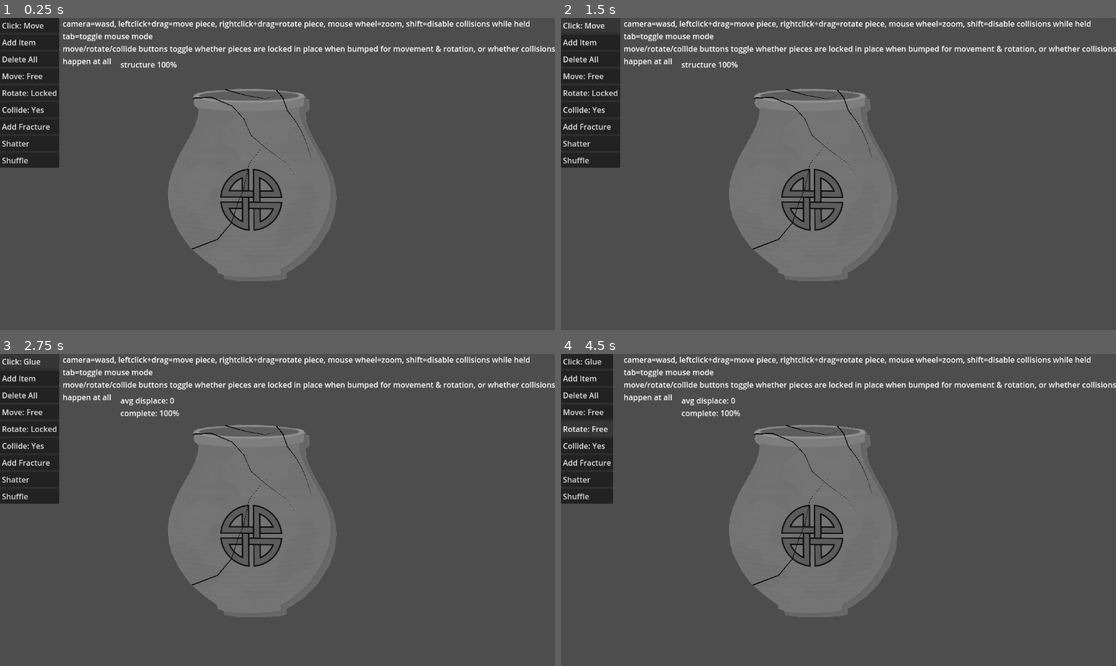
Above: before the commit, frames 1-4 (two rows, left to right).
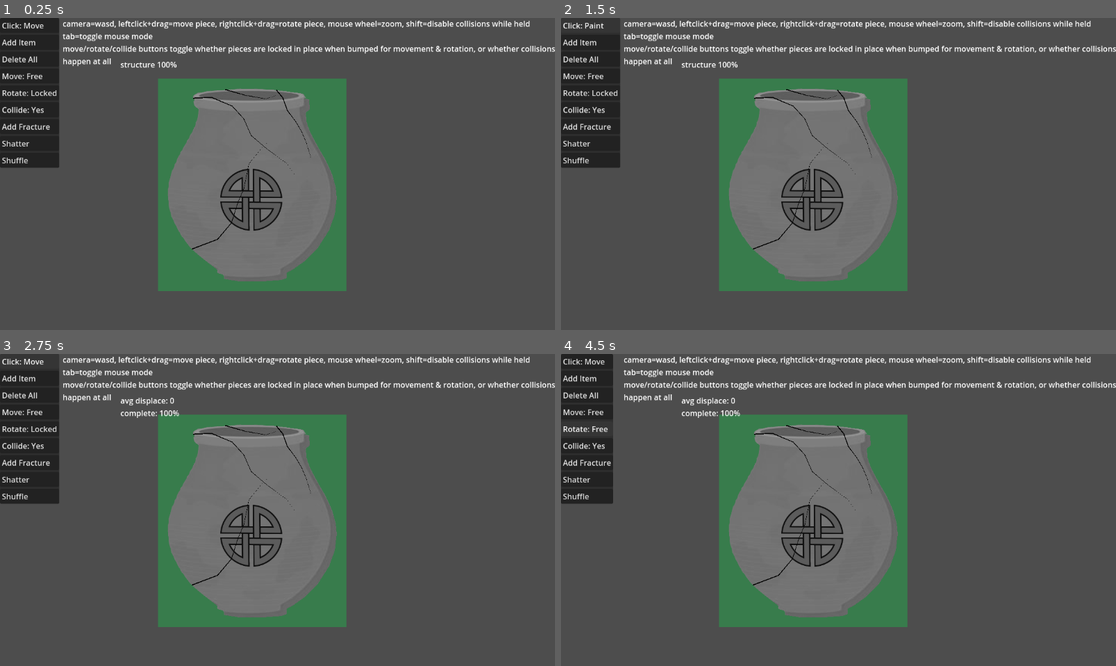
Above: after the commit, the same moments.

Repository: feyrkh/Exploratory
Game: Godot game, scene res://CleaningTable.tscn
Same seed, same stepped clock (60 frames per second), same inputs: the game is played once before the commit and once after it.
Inputs:
- Up to frame 1 (0.25 s): no input
- Up to frame 2 (1.5 s): click "Click: Move" at 0.5 s; click "Click: Glue" at 1.25 s
- Up to frame 3 (2.75 s): click "Click: Move" (after the commit: "Click: Paint") at 2 s
- Up to frame 4 (4.5 s): click "Move: Free" at 2.75 s; click "Move: Locked" at 3.5 s; click "Rotate: Locked" at 4.25 s

The runs differ from the first frame. In frame 1, 8.6% of the frame differs, in the area x 28-63%, y 19-88%; in frame 2, 8.6%; in frame 3, 8.6%, in the area x 4-63%, y 1-88%; in frame 4, 8.6%.

Commit message:
Fix center detection when polygons are rotated

Diff:
--- a/ArcheologyItem.gd
+++ b/ArcheologyItem.gd
@@ -407,9 +407,12 @@
 func _find_center() -> Vector2:
 	var centers:Array[Vector2] = []
 	var areas:Array[float] = []
+	var new_top_left := Vector2(999999, 999999)
+	var new_bot_right := Vector2(-999999, -999999)
 	for collision in collision_polygons:
+		var origin = collision.position
 		var twiceArea:float = 0
-		var off:Vector2 = collision.polygon[0]
+		var off:Vector2 = collision.polygon[0].rotated(collision.rotation) + origin
 		var x:float = 0
 		var y:float = 0
 		var p1:Vector2
@@ -417,8 +420,12 @@
 		var f
 		var j = collision.polygon.size() - 1
 		for i in range(collision.polygon.size()):
-			p1 = collision.polygon[i]
-			p2 = collision.polygon[j]
+			p1 = collision.polygon[i].rotated(collision.rotation) + origin
+			p2 = collision.polygon[j].rotated(collision.rotation) + origin
+			if p1.x < new_top_left.x: new_top_left.x = p1.x
+			if p1.y < new_top_left.y: new_top_left.y = p1.y
+			if p1.x > new_bot_right.x: new_bot_right.x = p1.x
+			if p1.y > new_bot_right.y: new_bot_right.y = p1.y
 			f = (p1.x - off.x) * (p2.y - off.y) - (p2.x - off.x) * (p1.y - off.y)
 			twiceArea += f
 			x += (p1.x + p2.x - 2*off.x) * f
@@ -436,7 +443,11 @@
 		totalArea += area
 	for i in range(centers.size()):
 		center += centers[i] * (areas[i] / totalArea)
+	new_top_left -= Vector2(20, 20)
+	new_bot_right += Vector2(20, 20)
 	#print("Center of ", name, " with ", collision.polygon.size(), " points: ", center)
+	if new_top_left != $Paint/PaintPoly.polygon[0] or new_bot_right != $Paint/PaintPoly.polygon[2]:
+		$Paint/PaintPoly.polygon = [new_top_left, Vector2(new_bot_right.x, new_top_left.y), new_bot_right, Vector2(new_top_left.x, new_bot_right.y)]
 	center_of_mass = center
 	return center
 
--- a/ArcheologyItem.tscn
+++ b/ArcheologyItem.tscn
@@ -20,6 +20,12 @@
 angular_damp = 30.0
 script = ExtResource("1_yx51a")
 metadata/_edit_lock_ = true
+
+[node name="Paint" type="Node2D" parent="."]
+
+[node name="PaintPoly" type="Polygon2D" parent="Paint"]
+color = Color(0, 1, 0.290196, 0.266667)
+polygon = PackedVector2Array(0, 0, 0, 0, 0, 0, 0, 0)
 
 [node name="Polygon2D" type="Polygon2D" parent="."]
 texture = ExtResource("2_bwwpx")
--- a/CleaningTable.gd
+++ b/CleaningTable.gd
@@ -64,6 +64,10 @@
 	match Global.click_mode:
 		Global.ClickMode.move: handle_move_input(event)
 		Global.ClickMode.glue: handle_glue_input(event)
+		Global.ClickMode.paint: handle_paint_input(event)
+
+func handle_paint_input(event):
+	pass
 
 func handle_glue_input(event):
 	if event.is_action_pressed("drag_start"):
@@ -85,11 +89,13 @@
 		camera.zoom += ZOOM_INCREMENT
 		if camera.zoom.x > 4.0:
 			camera.zoom = Vector2(4, 4)
+		Global.camera_zoom_changed.emit(camera.zoom.x)
 		get_viewport().set_input_as_handled()
 	elif event.is_action("zoom_out"):
 		camera.zoom -= ZOOM_INCREMENT
 		if camera.zoom.x < 0.2:
 			camera.zoom = Vector2(0.2, 0.2)
+		Global.camera_zoom_changed.emit(camera.zoom.x)
 		get_viewport().set_input_as_handled()
 
 func handle_move_input(event):
@@ -131,10 +137,10 @@
 	else:
 		find_child("LockRotateButton").text = "Rotate: Free"
 	match Global.click_mode:
-		Global.ClickMode.move:
-			find_child("ClickModeButton").text = "Click: Move"
-		Global.ClickMode.glue:
-			find_child("ClickModeButton").text = "Click: Glue"
+		Global.ClickMode.move: find_child("ClickModeButton").text = "Click: Move"
+		Global.ClickMode.glue: find_child("ClickModeButton").text = "Click: Glue"
+		Global.ClickMode.paint: find_child("ClickModeButton").text = "Click: Paint"
+		_: find_child("ClickModeButton").text = "Click: Unknown?"
 
 
 func _on_add_fracture_button_pressed():
@@ -190,11 +196,4 @@
 		child.queue_free()
 
 func _on_click_mode_pressed():
-	match Global.click_mode:
-		Global.ClickMode.move:
-			Global.click_mode = Global.ClickMode.glue
-		Global.ClickMode.glue:
-			Global.click_mode = Global.ClickMode.move
-		_:
-			Global.click_mode = Global.ClickMode.move
-	update_button_text()
+	Global.rotate_click_mode()
--- a/CursorArea.gd
+++ b/CursorArea.gd
@@ -1,13 +1,20 @@
 extends Area2D
 class_name CursorArea
+
+var default_radius:float
+
+func _ready():
+	Global.camera_zoom_changed.connect(camera_zoom_changed)
+	default_radius = $CollisionShape2D.shape.radius
+
+func camera_zoom_changed(new_zoom:float):
+	$CollisionShape2D.shape.radius = default_radius / new_zoom
 
 func _process(delta):
 	global_position = get_global_mouse_position()
 
 func get_overlaps() -> Array[Node2D]:
 	return get_overlapping_bodies()
-	#return overlapping_bodies.keys()
-
 
 func _on_body_entered(body):
 	if Global.click_mode == Global.ClickMode.glue and body.has_method("highlight_visual_polygons"):
--- a/Global.gd
+++ b/Global.gd
@@ -1,4 +1,7 @@
 extends Node
+
+signal click_mode_changed()
+signal camera_zoom_changed(cur_zoom:float)
 
 var shatter_width = 0.5
 
@@ -20,20 +23,20 @@
 		collide = val
 		get_tree().call_group("archeology", "global_collide", val)
 
-signal click_mode_changed()
-
-enum ClickMode {move, glue}
+enum ClickMode {move, glue, paint}
 var click_mode = ClickMode.move:
 	set(val):
 		click_mode = val
 		match click_mode:
 			ClickMode.move: Input.set_custom_mouse_cursor(null)
 			ClickMode.glue: Input.set_custom_mouse_cursor(load("res://art/cursor/glue.png"), Input.CURSOR_ARROW, Vector2(15, 15))
+			ClickMode.paint: Input.set_custom_mouse_cursor(load("res://art/cursor/glue.png"), Input.CURSOR_ARROW, Vector2(15, 15))
 			_: Input.set_custom_mouse_cursor(null)
 
 func rotate_click_mode():
 		match click_mode:
 			ClickMode.move: click_mode = ClickMode.glue
-			ClickMode.glue: click_mode = ClickMode.move
+			ClickMode.glue: click_mode = ClickMode.paint
+			ClickMode.paint: click_mode = ClickMode.move
 			_: click_mode = ClickMode.move
 		click_mode_changed.emit()
